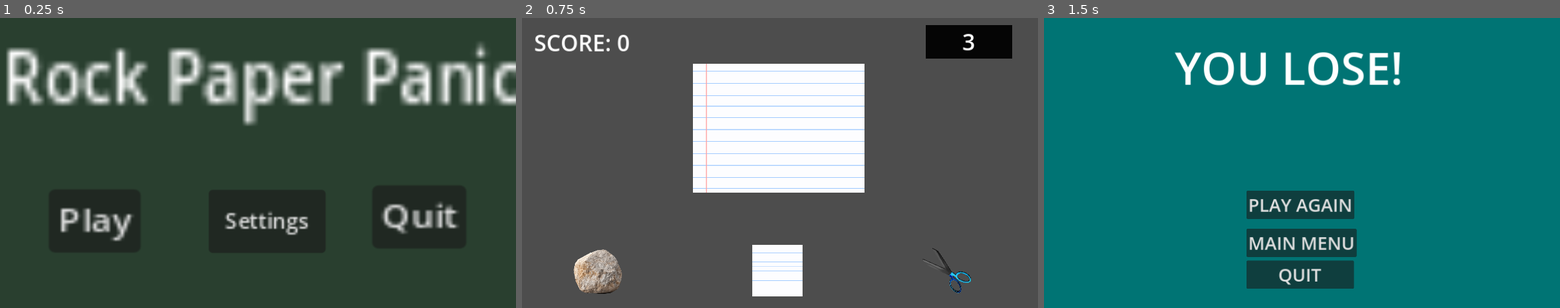
Above: before the commit, frames 1-3 (left to right).
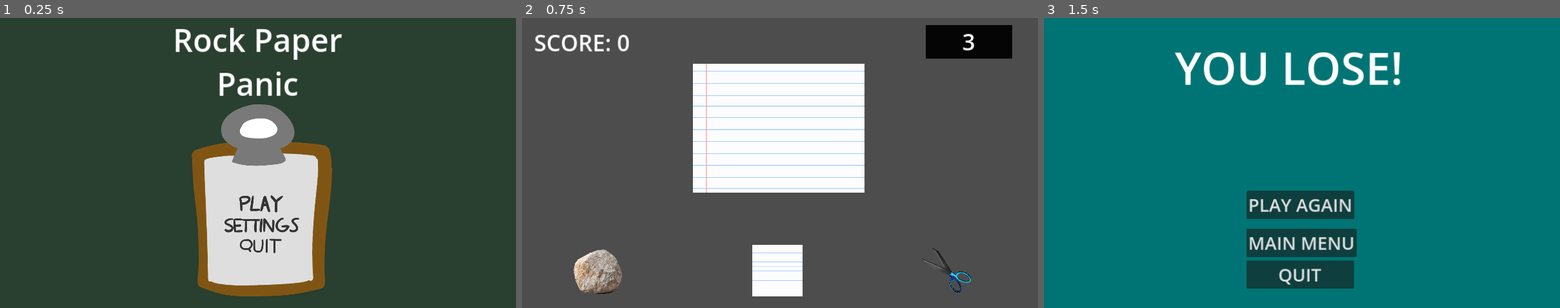
Above: after the commit, the same moments.

Repository: CoolCoderMan281/Rock-Paper-Panic
Game: Godot game, scene res://Scenes/mainmenu.tscn
Two runs of this game, one before a commit and one after it. Both use one fixed random seed, a clock stepped at 60 frames per second and the inputs below.
Inputs (mouse positions are in pixels of both pictures, inside the frame that each line leads up to):
- Up to frame 1 (0.25 s): no input
- Up to frame 2 (0.75 s): click "Play" at 0.5 s
- Up to frame 3 (1.5 s): click (1121, 273) at 1.25 s

The runs differ from the first frame. In frame 1, 29% of the frame differs, in the area x 1-100%, y 3-96%; in frame 2, nothing differs; in frame 3, nothing differs.

Commit message:
started main menu buttons
will attach fla file & change stuff upon request / needed changes

Diff:
--- a/Scenes/mainmenu.tscn
+++ b/Scenes/mainmenu.tscn
@@ -1,6 +1,10 @@
-[gd_scene load_steps=2 format=3 uid="uid://cm60yvvsf5rso"]
+[gd_scene load_steps=6 format=3 uid="uid://ddbaywnq8p2hd"]
 
 [ext_resource type="Script" path="res://Code/MainMenu.gd" id="1_glogx"]
+[ext_resource type="Texture2D" uid="uid://4kkfvoxk3fvx" path="res://Sprites/clipboard_mainmenu.png" id="2_8gdd1"]
+[ext_resource type="Texture2D" uid="uid://1iowybfmj5ta" path="res://Sprites/buttons/button_quit.png" id="3_5wduh"]
+[ext_resource type="Texture2D" uid="uid://bb3tk7ww6eseo" path="res://Sprites/buttons/button_play.png" id="4_rcaw5"]
+[ext_resource type="Texture2D" uid="uid://dgkdutyj5gu0d" path="res://Sprites/buttons/button_settings.png" id="5_gcn2c"]
 
 [node name="Mainmenu" type="Node2D"]
 script = ExtResource("1_glogx")
@@ -13,39 +17,63 @@
 scale = Vector2(29.24, 16.56)
 color = Color(0.160784, 0.247059, 0.184314, 1)
 
-[node name="Title" type="Label" parent="ActualMainMenu"]
-offset_left = 5.0
-offset_top = 12.0
-offset_right = 138.0
-offset_bottom = 35.0
-scale = Vector2(8.73685, 10.24)
-text = "Rock Paper Panic"
+[node name="Backing" type="Sprite2D" parent="ActualMainMenu"]
+position = Vector2(587.125, 407)
+scale = Vector2(0.692778, 0.692778)
+skew = -0.0296706
+texture = ExtResource("2_8gdd1")
+
+[node name="Title" type="RichTextLabel" parent="ActualMainMenu"]
+offset_right = 1152.0
+offset_bottom = 222.0
+theme_override_font_sizes/normal_font_size = 70
+bbcode_enabled = true
+text = "[center]Rock Paper
+[center]Panic"
 
 [node name="Quit" type="Button" parent="ActualMainMenu"]
 unique_name_in_owner = true
-offset_left = 831.0
-offset_top = 374.0
-offset_right = 873.0
-offset_bottom = 405.0
-scale = Vector2(5, 4.41)
+self_modulate = Color(1, 1, 1, 0)
+offset_left = 532.0
+offset_top = 488.0
+offset_right = 632.0
+offset_bottom = 527.0
+theme_override_font_sizes/font_size = 20
 text = "Quit"
+
+[node name="quit_button" type="Sprite2D" parent="ActualMainMenu/Quit"]
+position = Vector2(55, 20)
+scale = Vector2(0.528736, 0.528736)
+texture = ExtResource("3_5wduh")
 
 [node name="Play" type="Button" parent="ActualMainMenu"]
 unique_name_in_owner = true
-offset_left = 109.0
-offset_top = 383.0
-offset_right = 150.0
-offset_bottom = 414.0
-scale = Vector2(5, 4.41)
+self_modulate = Color(1, 1, 1, 0)
+offset_left = 533.0
+offset_top = 391.0
+offset_right = 633.0
+offset_bottom = 436.0
+theme_override_font_sizes/font_size = 25
 text = "Play"
 
+[node name="play_button" type="Sprite2D" parent="ActualMainMenu/Play"]
+position = Vector2(53, 23)
+scale = Vector2(0.551724, 0.551724)
+texture = ExtResource("4_rcaw5")
+
 [node name="Settings_To" type="Button" parent="ActualMainMenu"]
-offset_left = 466.0
-offset_top = 384.0
-offset_right = 553.0
-offset_bottom = 431.0
-scale = Vector2(3, 3)
+self_modulate = Color(1, 1, 1, 0)
+offset_left = 498.0
+offset_top = 443.0
+offset_right = 673.0
+offset_bottom = 486.0
+theme_override_font_sizes/font_size = 25
 text = "Settings"
+
+[node name="settings_button" type="Sprite2D" parent="ActualMainMenu/Settings_To"]
+position = Vector2(87, 20)
+scale = Vector2(0.597701, 0.597701)
+texture = ExtResource("5_gcn2c")
 
 [node name="Settings" type="Node2D" parent="."]
 unique_name_in_owner = true
--- a/project.godot
+++ b/project.godot
@@ -12,7 +12,7 @@
 
 config/name="Rock Paper Panic"
 run/main_scene="res://Scenes/mainmenu.tscn"
-config/features=PackedStringArray("4.2", "Forward Plus")
+config/features=PackedStringArray("4.0", "Forward Plus")
 config/icon="res://Assets/Placeholder/icon.svg"
 
 [display]
@@ -27,6 +27,6 @@
 
 Click={
 "deadzone": 0.5,
-"events": [Object(InputEventMouseButton,"resource_local_to_s …(211 unchanged characters)… 157, 66),"factor":1.0,"button_index":1,"canceled":false,"pressed":true,"double_click":false,"script":null)
+"events": [Object(InputEventMouseButton,"resource_local_to_s …(211 unchanged characters)… 157, 66),"factor":1.0,"button_index":1,"pressed":true,"double_click":false,"script":null)
 ]
 }
Binary file added: Sprites/buttons/button_play.png
Not shown, added: Sprites/buttons/button_play.png.import
Binary file added: Sprites/buttons/button_quit.png
Not shown, added: Sprites/buttons/button_quit.png.import
Binary file added: Sprites/buttons/button_settings.png
Not shown, added: Sprites/buttons/button_settings.png.import
Binary file added: Sprites/clipboard_mainmenu.png
Not shown, added: Sprites/clipboard_mainmenu.png.import
